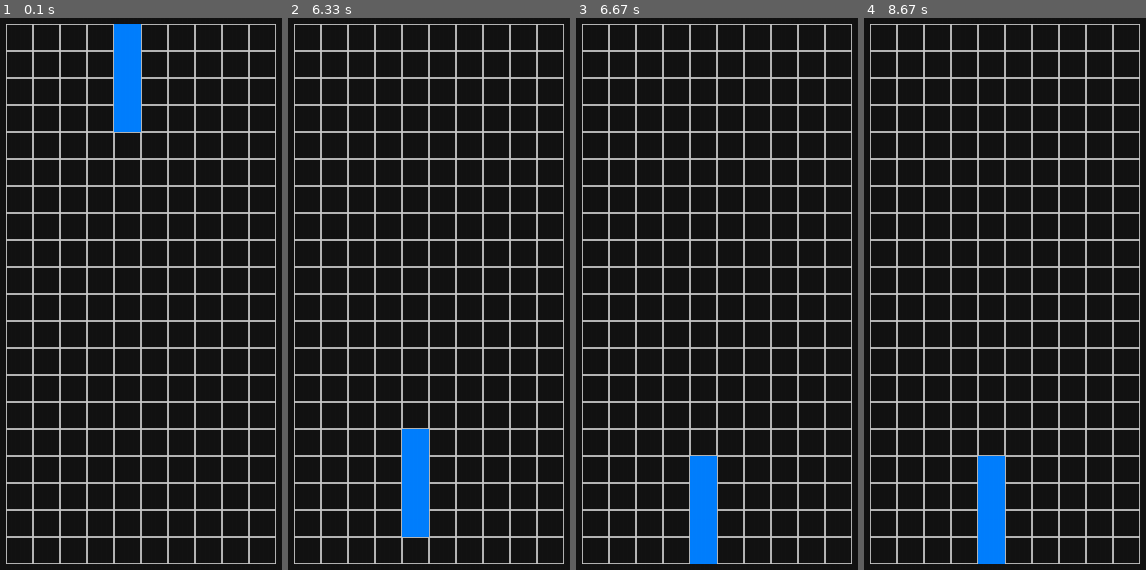
Above: before the commit, frames 1-4 (left to right).
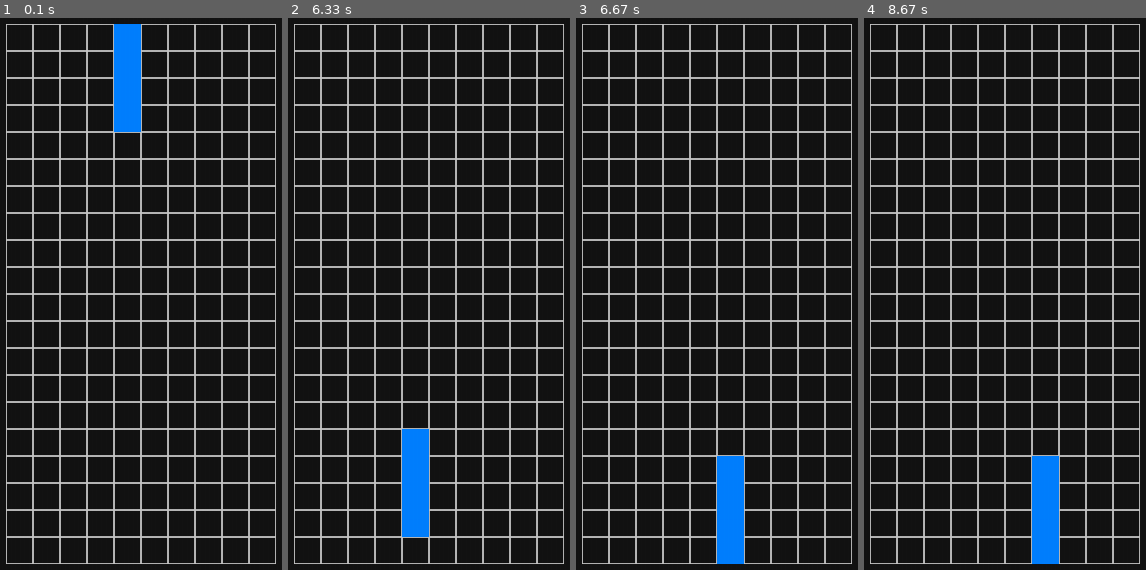
Above: after the commit, the same moments.

Repository: phi-luan/pygame-tetris
Game: pygame game, started from main.py
Same seed, same stepped clock (60 frames per second), same inputs: the game is played once before the commit and once after it.
Inputs:
- Up to frame 1 (0.1 s): no input
- Up to frame 2 (6.33 s): hold Right 0.33-0.8 s; hold Right 0.83-1.3 s; hold Left 1.33-1.87 s; hold Down 1.9-2.2 s; hold Left 2.23-2.63 s; hold Right 2.67-3.3 s; hold Down 3.33-3.7 s; hold Left 3.73-4.2 s; hold Right 4.23-4.7 s; hold Right 4.73-5.2 s; hold Left 5.23-5.77 s; hold Down 5.8-6.1 s; hold Left from 6.13 s (still down)
- Up to frame 3 (6.67 s): release Left at 6.53 s; hold Right from 6.57 s (still down)
- Up to frame 4 (8.67 s): release Right at 7.2 s; hold Left 7.63-8.1 s; hold Right 8.13-8.6 s; hold Right from 8.63 s (still down)

Frames 1-2 are identical in both runs. In frame 3, 3.7% of the frame differs, in the area x 40-60%, y 79-99%; in frame 4, 3.7%.

Commit message:
WIP changing structure + logic

Diff:
--- a/blocks/block.py
+++ b/blocks/block.py
@@ -7,45 +7,64 @@
     def __init__(self, color):
         self.units = pygame.sprite.Group()
         self.color = color
+        self.next_frame_event = pygame.USEREVENT + 1
+        pygame.time.set_timer(self.next_frame_event, 500)
 
-    def move(self, board, direction, next_frame_event):
-        if direction == 'left':
-            for unit in self.units:
-                if unit.rect.left <= const.GRID_START_X or self.has_collided(board, next_frame_event):
-                    return
+    def move_left(self, board):
+        # simulate move
+        for unit in self.units:
+            unit.index_i -= 1
+
+        # if move possible, update frame
+        if (not self.has_collided(board)):
             for unit in self.units:
                 unit.rect.x -= const.BLOCK_SIZE
-                unit.x -= const.BLOCK_SIZE
-        elif direction == 'right' :
+        else:
             for unit in self.units:
-                if unit.rect.right >= const.GRID_END_X or self.has_collided(board, next_frame_event):
-                    return
+                unit.index_i += 1
+
+    def move_right(self, board):
+        # simulate move
+        for unit in self.units:
+           unit.index_i += 1
+
+        # if move possible, update frame
+        if (not self.has_collided(board)):
             for unit in self.units:
                 unit.rect.x += const.BLOCK_SIZE
-                unit.x += const.BLOCK_SIZE
-        elif direction == 'down':
+        else:
+            for unit in self.units:
+                unit.index_i -= 1
+
+    def move_down(self, board):
+        # simulate move
+        for unit in self.units:
+            unit.index_j += 1
+
+        # if move possible, update frame
+        if (not self.has_collided(board)):
             for unit in self.units:
                 unit.rect.y += const.BLOCK_SIZE
-                unit.y += const.BLOCK_SIZE
+        else:
+            for unit in self.units:
+                unit.index_j -= 1
 
-    def has_collided(self, board, next_frame_event) -> bool:
+    def has_collided(self, board) -> bool:
         for unit in self.units:
-            i,j = unit.convert_to_coordinates()
-            if j == const.BOARD_HEIGHT:
-                pygame.time.set_timer(next_frame_event, 0)
+            if unit.index_j == const.BOARD_HEIGHT or board.coordinates[unit.index_j][unit.index_i][0] == True :
                 return True
-            elif board.coordinates[j][i][0]:
-                pygame.time.set_timer(next_frame_event, 0)
+            elif 0 >= unit.index_i >= 19:
                 return True
         return False
 
-    def update_unit_coordinates(self, board, next_frame_event):
-        if not self.has_collided(board, next_frame_event):
-            for block in self.units:
-                block.fall()
+    def update_frame(self, board):
+        if (not self.has_collided(board)):
+            self.move_down(board)
+
         else:
+            pygame.time.set_timer(self.next_frame_event, 0)
             board.add_block(self)
-            pygame.time.set_timer(next_frame_event, 500)
+            pygame.time.set_timer(self.next_frame_event, 500)
             self.units = None
 
 
--- a/blocks/i_block.py
+++ b/blocks/i_block.py
@@ -5,9 +5,9 @@
 class I_Block(Block):
     def __init__(self):
         super().__init__(const.BLUE)
-        self.first = Unit(const.GRID_START_X + 4 * const.BLOCK_SIZE, const.GRID_END_Y - 19 * const.BLOCK_SIZE, const.BLUE)
-        self.second = Unit(const.GRID_START_X + 4 * const.BLOCK_SIZE, const.GRID_END_Y - 18 * const.BLOCK_SIZE, const.BLUE)
-        self.third = Unit(const.GRID_START_X + 4 * const.BLOCK_SIZE, const.GRID_END_Y - 17 * const.BLOCK_SIZE, const.BLUE)
-        self.forth = Unit(const.GRID_START_X + 4 * const.BLOCK_SIZE, const.GRID_END_Y - 16 * const.BLOCK_SIZE, const.BLUE)
+        self.first = Unit(4, 0, const.BLUE)
+        self.second = Unit(4, 1, const.BLUE)
+        self.third = Unit(4, 2, const.BLUE)
+        self.forth = Unit(4, 3, const.BLUE)
 
         self.units.add(self.first, self.second, self.third, self.forth)
--- a/blocks/unit.py
+++ b/blocks/unit.py
@@ -2,22 +2,26 @@
 import constants as const
 
 class Unit(pygame.sprite.Sprite):
-    def __init__(self, x, y, color):
+    def __init__(self, index_i, index_j, color):
         super().__init__()
         self.image = pygame.Surface([const.BLOCK_SIZE, const.BLOCK_SIZE])
         self.image.fill(color)
         self.rect = self.image.get_rect()
 
-        self.x = x
-        self.y = y
-        self.rect.bottomleft = (x, y)
+        self.index_i = index_i
+        self.index_j = index_j
+
+        pixel_x = const.GRID_START_X + self.index_i * const.BLOCK_SIZE
+        pixel_y = const.GRID_START_Y + (1 + self.index_j) * const.BLOCK_SIZE
+        self.rect.bottomleft = (pixel_x, pixel_y)
 
     def fall(self):
         self.rect.y += const.BLOCK_SIZE
-        self.y += const.BLOCK_SIZE
+        self.index_j += const.BLOCK_SIZE
 
-    def convert_to_coordinates(self) -> tuple:
-        return ((self.x - const.GRID_START_X) // const.BLOCK_SIZE, (self.y - const.GRID_START_Y) // const.BLOCK_SIZE)
+
+    # def convert_to_coordinates(self) -> tuple:
+    #     return ((self.x - const.GRID_START_X) // const.BLOCK_SIZE, (self.y - const.GRID_START_Y) // const.BLOCK_SIZE)
 
     def __str__(self) -> str:
         return f'{self.convert_to_coordinates()}'
--- a/board.py
+++ b/board.py
@@ -6,6 +6,4 @@
 
     def add_block(self, block):
         for unit in block.units:
-            i = unit.convert_to_coordinates()[0]
-            j = unit.convert_to_coordinates()[1] - 1
-            self.coordinates[j][i] = (True, block.color)
+            self.coordinates[unit.index_j][unit.index_i] = (True, block.color)
--- a/main.py
+++ b/main.py
@@ -21,20 +21,20 @@
     SCREEN.fill(const.BLACK)
     draw_grid(board)
 
-def check_user_input(current_block, board, next_frame_event):
+def check_user_input(current_block, board):
     for event in pygame.event.get():
         if event.type == pygame.QUIT:
             pygame.quit()
             exit()
-        elif event.type == next_frame_event:
-            current_block.update_unit_coordinates(board, next_frame_event)
+        elif event.type == current_block.next_frame_event:
+            current_block.update_frame(board)
         elif event.type == pygame.KEYDOWN:
             if event.key == pygame.K_LEFT:
-                current_block.move(board, 'left', next_frame_event)
+                current_block.move_left(board)
             elif event.key == pygame.K_RIGHT:
-                current_block.move(board, 'right', next_frame_event)
+                current_block.move_right(board)
             elif event.key == pygame.K_DOWN:
-                current_block.move(board, 'down', next_frame_event)
+                current_block.move_down(board)
 
 def main():
     global SCREEN, CLOCK
@@ -47,11 +47,8 @@
     board = Board()
     current_block = I_Block()
 
-    next_frame_event = pygame.USEREVENT + 1
-    pygame.time.set_timer(next_frame_event, 500)
-
     while True:
-        check_user_input(current_block, board, next_frame_event)
+        check_user_input(current_block, board)
         update_main_interface(board)
         if current_block.units == None:
             current_block = I_Block()
